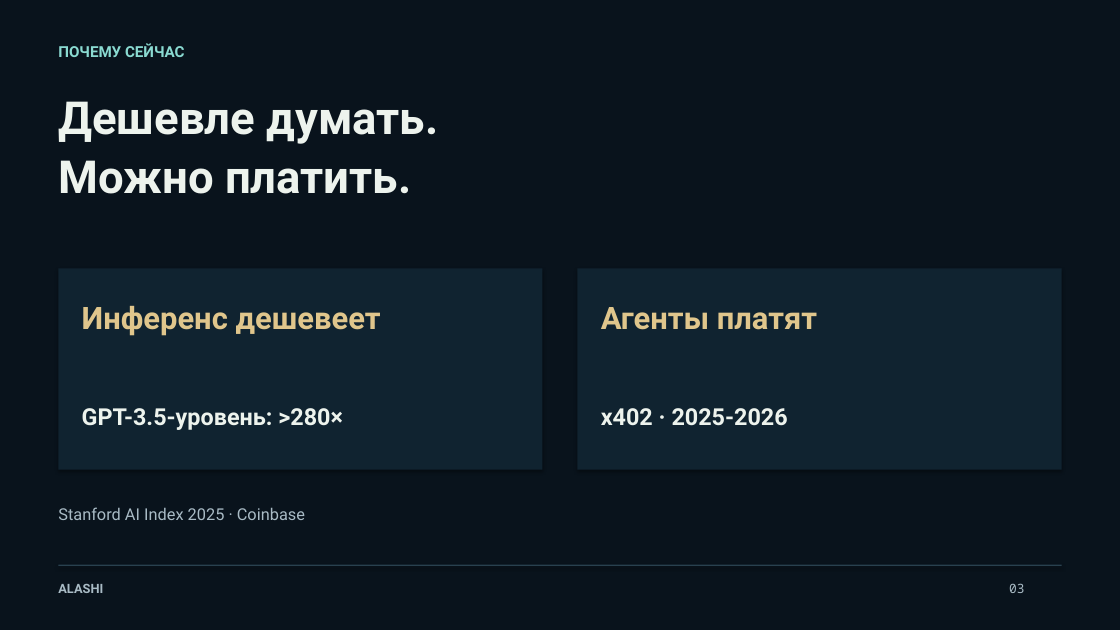
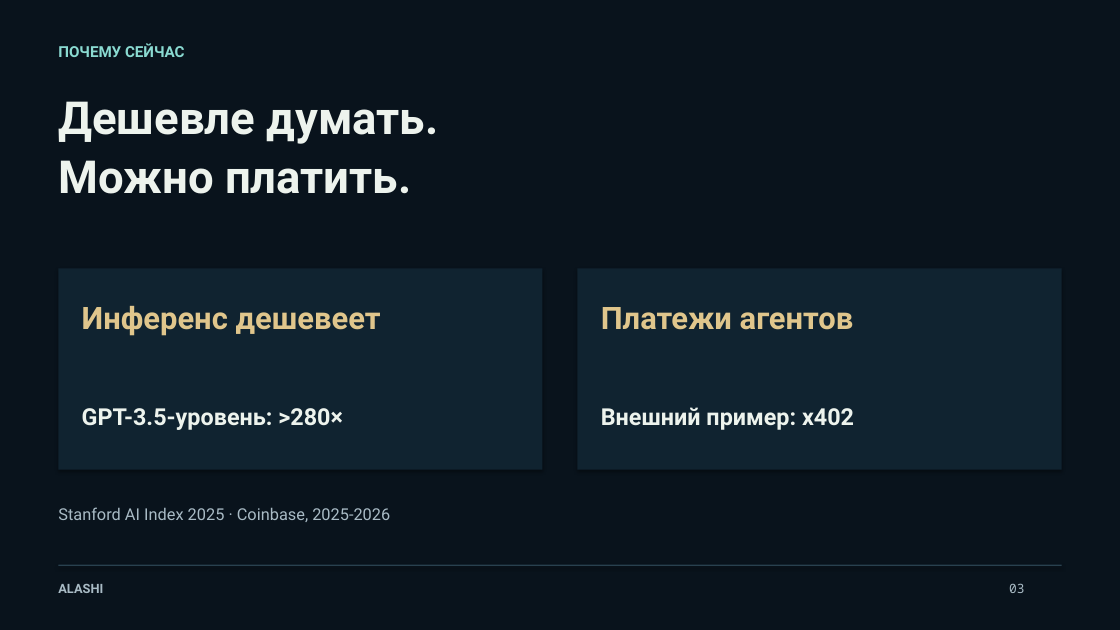
Before and after one commit to Jakisheff/alashi, a slide deck: slide 3 of docs/out/deck.pptx. Drawn at 1120x630 pixels with LibreOffice and Linux fonts; fonts in the diff are those of the drawing. Boxes give left, top, right and bottom in pixels: in the first picture for what was removed or moved away, otherwise in the second. Text is boxed around its words. In the diff, an @@ line names an element or a change of style, - is before the commit and + after.

```diff
--- a/docs/out/deck.pptx
+++ b/docs/out/deck.pptx
@@ text at (x1=601, y1=307, x2=854, y2=330): text changed @@
-Агенты платят
+Платежи агентов
@@ text at (x1=601, y1=407, x2=854, y2=430): text changed @@
-x402 · 2025-2026
+Внешний пример: x402
@@ text at (x1=58, y1=507, x2=390, y2=522): text changed @@
-Stanford AI Index 2025 · Coinbase
+Stanford AI Index 2025 · Coinbase, 2025-2026
```
Also in this commit, not shown: 4 other slides changed, 17 other files.
